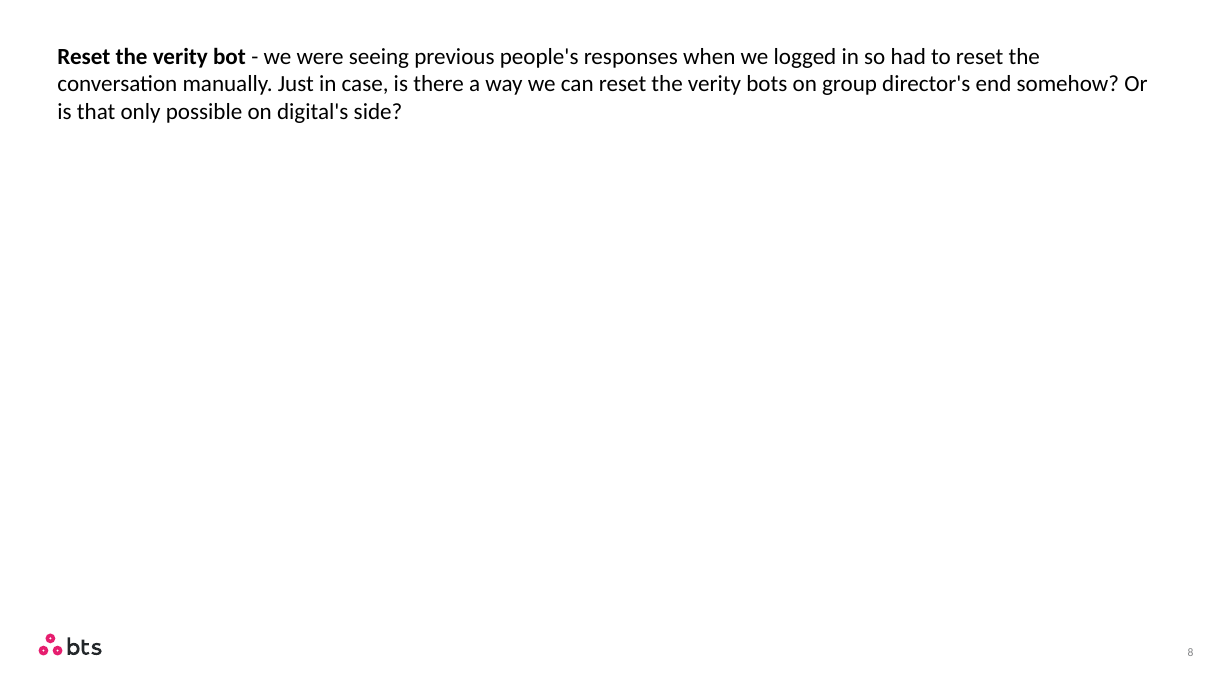
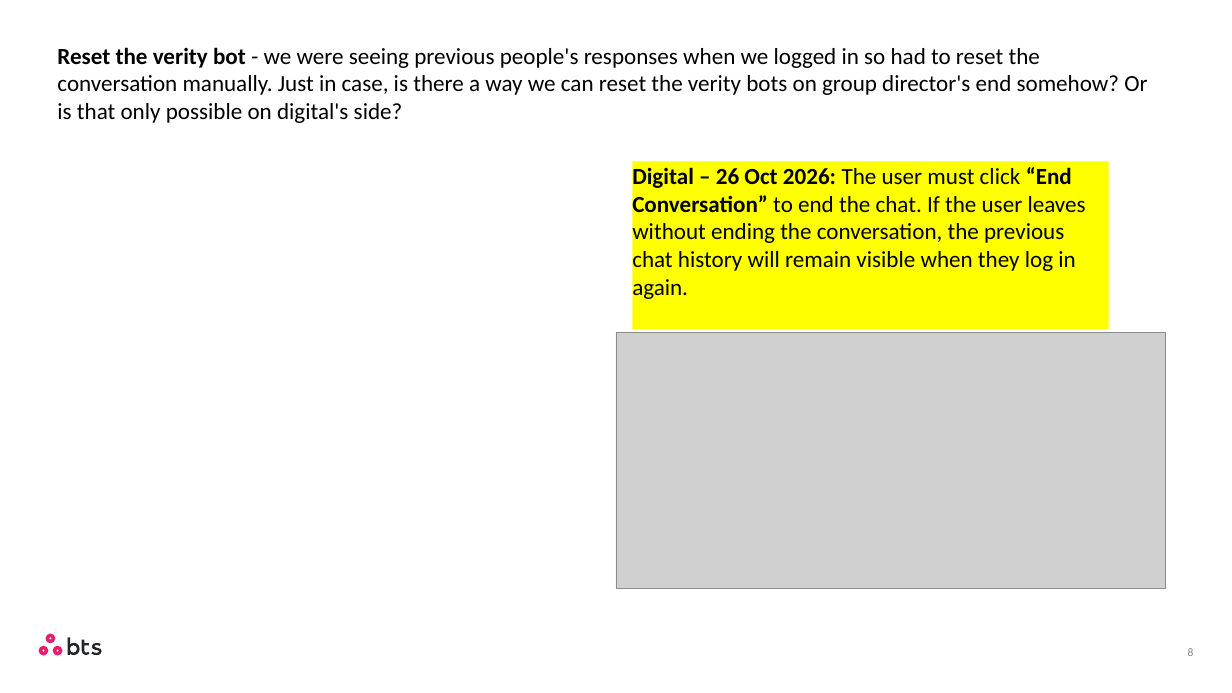
Before and after one commit to BTS-USA/BTS_BD_Marketing_MBS, a slide deck: slide 8 of _dev/Feedback/Consultant/23-Oct/10_23_2026_Update_For_Digital_Simulation.pptx. Drawn at 1232x693 pixels with LibreOffice and Linux fonts; fonts in the diff are those of the drawing; grey boxes stand for pictures. Boxes give left, top, right and bottom in pixels: in the first picture for what was removed or moved away, otherwise in the second. Text is boxed around its words. In the diff, an @@ line names an element or a change of style, - is before the commit and + after.

```diff
--- a/_dev/Feedback/Consultant/23-Oct/10_23_2026_Update_For_Digital_Simulation.pptx
+++ b/_dev/Feedback/Consultant/23-Oct/10_23_2026_Update_For_Digital_Simulation.pptx
@@ rectangle added at <box>632,162,1109,330</box>, fill #FFFF00, 18 pt, text #000000 @@
+Digital – 26 Oct 2026: The user must click “End Conversation” to end the chat. If the user leaves without ending the conversation, the previous chat history will remain visible when they log in again.
@@ picture added at <box>616,333,1166,589</box> @@
```
Also in this commit, not shown: 6 other slides changed.
